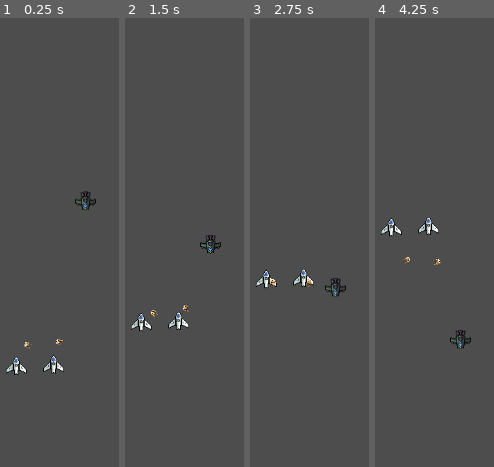
Above: before the commit, frames 1-4 (left to right).
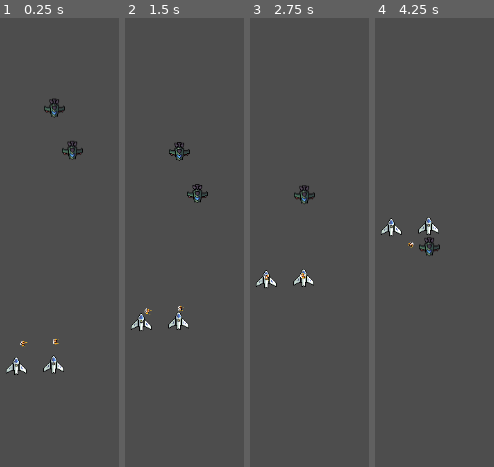
Above: after the commit, the same moments.

Repository: Anon75014/GodotProject1
Game: Godot game, scene res://Scenes/main.tscn
The game is run twice, just before and just after one commit, with the same random seed, the same clock (stepped at 60 frames per second) and the same inputs.
Inputs:
- Up to frame 1 (0.25 s): no input
- Up to frame 2 (1.5 s): no input
- Up to frame 3 (2.75 s): no input
- Up to frame 4 (4.25 s): no input

The runs differ from the first frame. In frame 1, 1.2% of the frame differs, in the area x 16-81%, y 17-74%; in frame 2, 1.2%; in frame 3, 0.9%; in frame 4, 0.9%.

Commit message:
Tracking ennemy system

Diff:
--- a/Scenes/Cannon.gd
+++ b/Scenes/Cannon.gd
@@ -1,16 +1,17 @@
 extends Node2D
 @export var missile: PackedScene = null
 var target: Node2D = null
+var angle_for_shooting: float = 0
 @onready var rayCast = $RayCast2D
 @onready var reloadTimer = $RayCast2D/ReloadTimer
 
 func _ready():
 	await get_tree().process_frame
-	print($RayCast2D)  # Check if this prints an error
-	print($RayCast2D/ReloadTimer)  # Check if this prints an error
 	target = find_target()
 
 func _physics_process(_delta):
+	if target == null or not target.is_inside_tree():
+		target = find_target()
 	if target != null:
 		var prediction_time := 0.5
 		# Calculate the predicted vertical movement as a Vector2.
@@ -20,14 +21,15 @@
 		# Calculate the predicted position by adding the current position to the predicted movement.
 		var predicted_position: Vector2 = target.global_position + predicted_movement
 
-		# Now aim the raycast at the predicted position instead of the current position
-		var angle_to_target: float = global_position.direction_to(predicted_position).angle()
-		rayCast.global_rotation = angle_to_target
+		# Aim the raycast at the ennemy position for collision
+		var angle_to_target: float = global_position.direction_to(target.global_position).angle()
+		rayCast.rotation = angle_to_target
+		# But aim the missile at the predicted position instead of the current position
+		angle_for_shooting = global_position.direction_to(predicted_position).angle()
 
-		if reloadTimer.is_stopped():
-			shoot()
-	else:
-		print("target is null")
+		if rayCast.is_colliding() and rayCast.get_collider().is_in_group("EnnemyUnits"):
+			if reloadTimer.is_stopped():
+				shoot()
 
 func shoot():
 	print("PEW")
@@ -36,24 +38,25 @@
 	if missile:
 		var missile_instance: Node2D = missile.instantiate()
 		if missile_instance:
-			print("Missile instance")
 			get_tree().root.add_child(missile_instance)
 			missile_instance.global_position = global_position
-			missile_instance.global_rotation = rayCast.global_rotation
-		else:
-			print("Missile instance is null. Is the PackedScene loaded correctly?")
-
+			missile_instance.global_rotation = angle_for_shooting
 	reloadTimer.start()
 
-func find_target():
-	var new_target: Node2D = null
-	print("finding target")
+func find_target() -> Node2D:
+	var closest_target: Node2D = null
+	var closest_distance: float = INF  # Set to infinity initially
 
-	if get_tree().has_group("EnnemyUnits"):
-		new_target = get_tree().get_nodes_in_group("EnnemyUnits")[0]
-		print("found target")
+	for enemy in get_tree().get_nodes_in_group("EnnemyUnits"):
+		var distance_to_enemy = global_position.distance_to(enemy.global_position)
+		if distance_to_enemy < closest_distance:
+			closest_distance = distance_to_enemy
+			closest_target = enemy
 
-	return new_target
+	if closest_target:
+		print("Closest target found")
+
+	return closest_target
 
 func _on_ReloadTimer_timeout():
 	rayCast.enabled = true
--- a/Scenes/Cannon.tscn
+++ b/Scenes/Cannon.tscn
@@ -15,9 +15,8 @@
 hframes = 12
 
 [node name="RayCast2D" type="RayCast2D" parent="."]
-rotation = 0.00174533
 scale = Vector2(5, 3.232)
-target_position = Vector2(0, -90)
+target_position = Vector2(100, 0)
 
 [node name="ReloadTimer" type="Timer" parent="RayCast2D"]
 wait_time = 1.317
--- a/Scenes/ennemy_unit.gd
+++ b/Scenes/ennemy_unit.gd
@@ -1,7 +1,8 @@
 extends StaticBody2D
 
-# Speed of the spaceship movement in units per second.
+# Ennemy characteristics
 var speed = 50
+var hp = 100
 
 # Called when the node enters the scene tree for the first time.
 func _ready():
@@ -10,3 +11,11 @@
 # Called every frame. 'delta' is the elapsed time since the previous frame.
 func _process(delta):
 	position.y += speed * delta
+
+func take_damage(amount):
+	hp -= amount
+	if hp <= 0:
+		die()
+
+func die():
+	queue_free()  # For now, just remove the enemy from the scene.
--- a/Scenes/main.tscn
+++ b/Scenes/main.tscn
@@ -9,11 +9,13 @@
 [node name="Unit" parent="." instance=ExtResource("1_6demq")]
 position = Vector2(3, 191)
 
-[node name="EnnemyUnit" parent="." instance=ExtResource("2_f1lrb")]
-position = Vector2(49, -69)
-
 [node name="Unit2" parent="." instance=ExtResource("1_6demq")]
 position = Vector2(-51, 193)
 
+[node name="EnnemyUnit" parent="." instance=ExtResource("2_f1lrb")]
+position = Vector2(30, -142)
+
+[node name="EnnemyUnit2" parent="." instance=ExtResource("2_f1lrb")]
+
 [node name="Camera2D" type="Camera2D" parent="."]
 position = Vector2(-3, 3)
--- a/Scenes/missile.gd
+++ b/Scenes/missile.gd
@@ -2,6 +2,7 @@
 
 const RIGHT = Vector2.RIGHT
 var SPEED = 200
+var damage = 25
 
 
 func _physics_process(delta):
@@ -15,6 +16,8 @@
 	print("Hit: ", body.name)
 	if body.is_in_group("EnnemyUnits"):
 		destroy()
+	if body.has_method("take_damage"):
+		body.take_damage(damage)
 
 func _on_visible_on_screen_notifier_2d_screen_exited():
 	queue_free()
--- a/Scenes/missile.tscn
+++ b/Scenes/missile.tscn
@@ -23,5 +23,4 @@
 [node name="VisibleOnScreenNotifier2D" type="VisibleOnScreenNotifier2D" parent="."]
 
 [connection signal="body_entered" from="." to="." method="_on_body_entered"]
-[connection signal="screen_entered" from="VisibleOnScreenNotifier2D" to="." method="_on_visible_on_screen_notifier_2d_screen_entered"]
 [connection signal="screen_exited" from="VisibleOnScreenNotifier2D" to="." method="_on_visible_on_screen_notifier_2d_screen_exited"]
